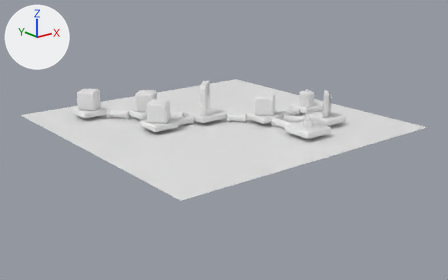
A saved change to the glTF model public/media/flow/respond-narrow.glb.
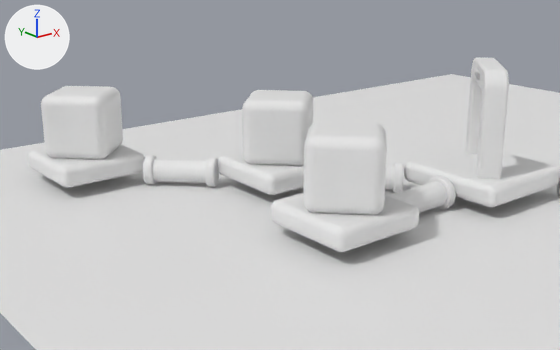
Each version appears first whole from a 50 mm camera at (-13.18, -26.91, 7.97) aimed at (4.33, -5.02, -0.78), and next in a close-up from a 50 mm camera at (-4.61, -10.3, 3.5) aimed at (1.04, -3.24, 0.67). The lights are fixed; the arrows at upper left show +X, +Y and +Z. The last two pictures show the newer version. Where no turn or scale is listed for an object, it has been applied to the vertices. Vertices at exactly the same position are counted once.

In view in the first close-up: 'baked', 'gate-glow', 'glass-box:controllers', 'glass-box:ha', 'glass-box:inputs', 'ground', 'tube:evaluate', 'tube:manual' and 1 more.
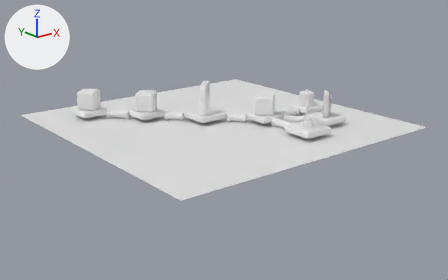
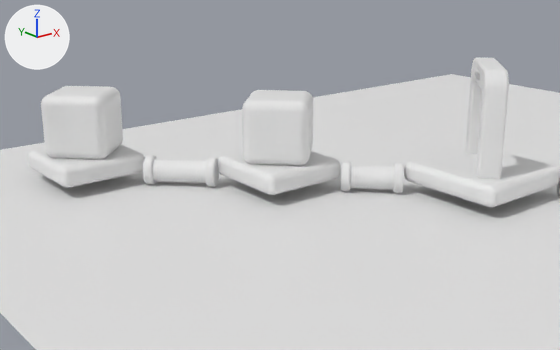
Patch to the scene script:
```diff
--- a/public/media/flow/respond-narrow.glb.py
+++ b/public/media/flow/respond-narrow.glb.py
@@ me_cube @@
 # used by ob_baked; location = (0.0, 0.0, 0.15)
-me_cube.from_pydata(...)  # 23177 vertices, 46114 faces; spans x -0.65..9.45, y -9.55..0.65, z -0.17..1.69
+me_cube.from_pydata(...)  # 21641 vertices, 43058 faces; spans x -0.65..9.45, y -9.55..0.65, z -0.17..1.69
+# me_cube part 1: the loose piece of 480 vertices spanning x 3.08..3.21, y -4.22..-3.78, z -0.17..0.27 is deleted
+# me_cube part 2: the loose piece of 480 vertices spanning x 2.06..2.19, y -4.22..-3.78, z -0.17..0.27 is deleted
+# me_cube part 3: the loose piece of 296 vertices spanning x 0.75..2.05, y -4.65..-3.35, z 0.0..0.3 is deleted
+# other edits to the shape of me_cube do not show in these pictures
@@ ob_glass_box_ha @@
-ob_glass_box_ha = bpy.data.objects.new('glass-box:ha', me_cube_008)
-ob_glass_box_ha.location = (1.4, -4.0, 0.885)
@@ ob_tube_manual @@
-ob_tube_manual = bpy.data.objects.new('tube:manual', me_glass_tube_002)
-ob_tube_manual.location = (0.0, 0.0, 0.0)
```

What differs and where, as boxes [x1, y1, x2, y2] in the close-ups (560 x 350 px):
'baked', reshaped: before [28, 57, 560, 252]; after [28, 57, 560, 207]
'glass-box:ha', deleted: before [303, 121, 387, 215]
'tube:manual', deleted: before [393, 181, 447, 213]
part 1 of me_cube, deleted: before [427, 176, 456, 210]
part 2 of me_cube, deleted (mostly hidden): before [385, 191, 399, 200]
part 3 of me_cube, deleted: before [271, 193, 419, 252]
'tube:commands', unchanged, uncovered by the edit: before [385, 165, 394, 190]; after [350, 164, 394, 190]
